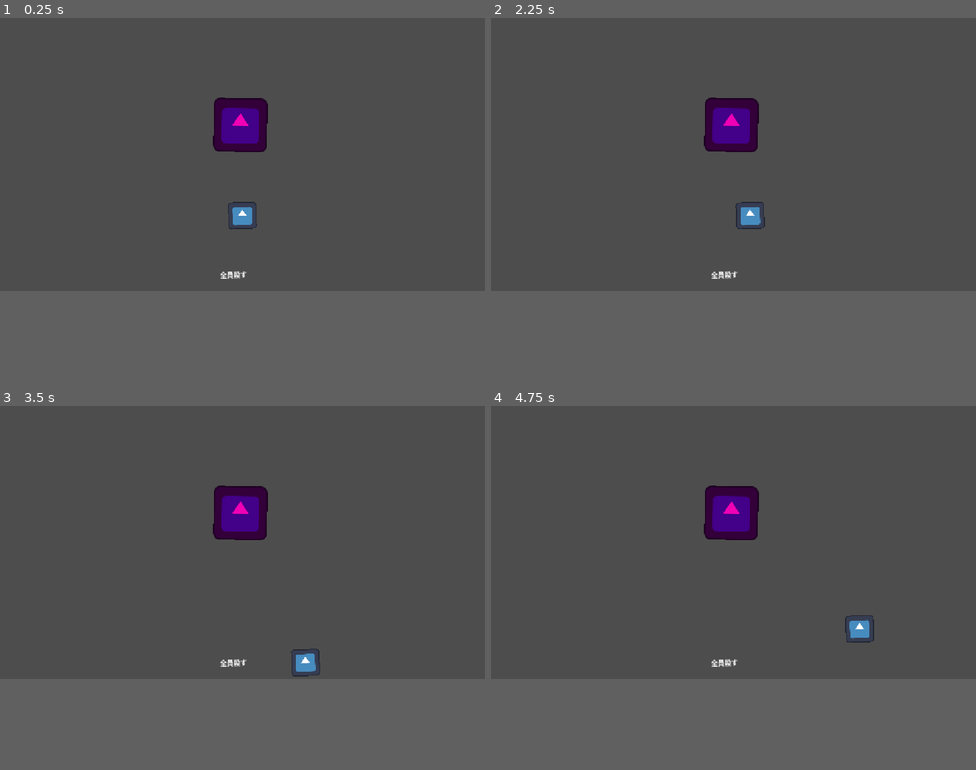
Above: before the commit, frames 1-4 (two rows, left to right).
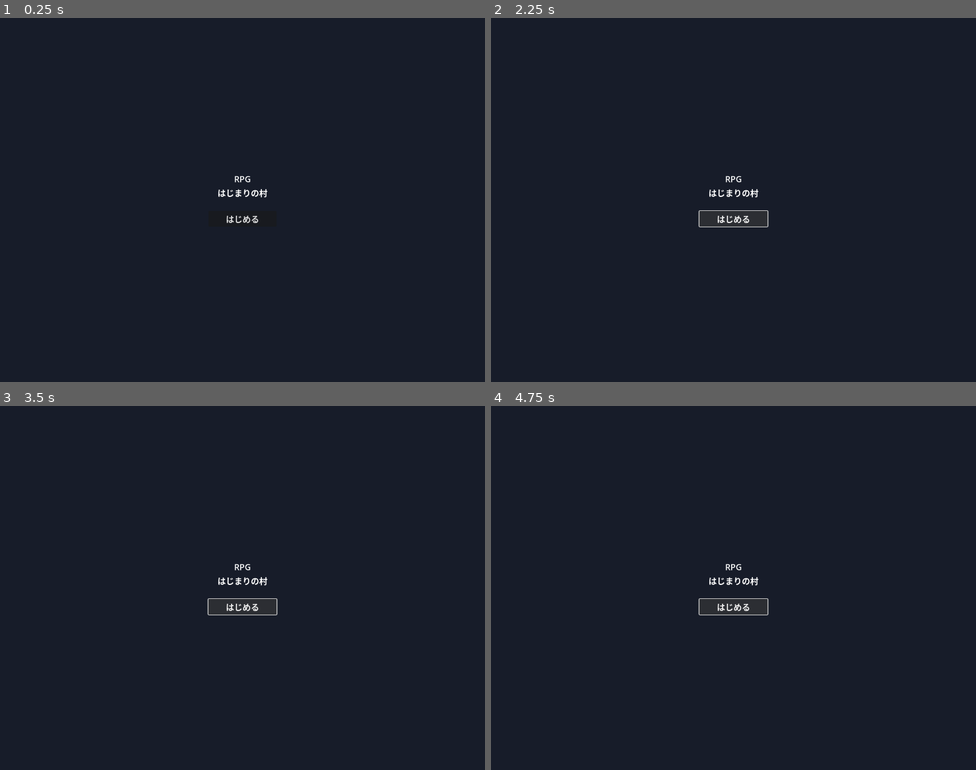
Above: after the commit, the same moments.

Repository: i19urasakii/MakeGame
Game: Godot game, scene res://rpg/scenes/title/title_screen.tscn
The game is run twice, just before and just after one commit, with the same random seed, the same clock (stepped at 60 frames per second) and the same inputs. Before the commit the project starts from res://player.tscn. The engine's default icon, where the game draws it, is replaced by a stand-in: a white triangle on a blue panel in a dark square.
Inputs (mouse positions are in pixels of both pictures, inside the frame that each line leads up to):
- Up to frame 1 (0.25 s): no input
- Up to frame 2 (2.25 s): click (733, 167) at 0.5 s, where only the run after the commit has a clickable "はじめる"; click (733, 167) at 1.25 s, where only the run after the commit has a clickable "はじめる"; tap Enter (ui_accept) at 2 s; hold Right (ui_right) from 2.03 s (still down)
- Up to frame 3 (3.5 s): tap Enter (ui_accept) at 2.27, 3.02 s; release Right (ui_right) at 2.78 s; hold Down (ui_down) from 2.78 s (still down)
- Up to frame 4 (4.75 s): release Down (ui_down) at 3.53 s; hold Right (ui_right) 3.53-4.28 s; hold Up (ui_up) from 4.28 s (still down); tap Enter (ui_accept) at 4.52 s
In our replay, the window is 800x450 before the commit and 800x600 after it. These sizes can differ from the game's own. Grey fills any space a smaller window leaves; there, only what the larger window draws over its background counts as a difference.

The runs differ from the first frame. In frame 1, 75% of the frame differs, in the area x 0-100%, y 0-75%; in frame 2, 75%; in frame 3, 75%; in frame 4, 75%.
Error after the commit: Parse Error: Class "TitleScreen" hides a global script class. (res://rpg/scripts/ui/title_screen.gd:2)

Commit message:
Reorganize project: isolate old game in _old_game/, establish new RPG in rpg/ directory with Phase 1 foundation

Diff:
--- a/project.godot
+++ b/project.godot
@@ -10,15 +10,27 @@
 
 [application]
 
-config/name="rpg"
-run/main_scene="uid://c1wivng2n5udo"
+config/name="RPG"
+run/main_scene="uid://qlpqnnfccqvz"
 config/features=PackedStringArray("4.7", "GL Compatibility")
 config/icon="res://icon.svg"
 
 [display]
 
-window/stretch/mode="canvas_items"
-window/stretch/aspect="expand"
+window/size/viewport_width=1280
+window/size/viewport_height=960
+window/stretch/mode="viewport"
+window/stretch/scale_mode="integer"
+
+[input]
+
+move_up={"deadzone": 0.0, "events": [Object(InputEventKey,"resource_local_to_scene":false,"resource_name":"","device":0,"window_id":0,"alt_pressed":false,"shift_pressed":false,"ctrl_pressed":false,"meta_pressed":false,"pressed":false,"keycode":87,"physical_keycode":0,"key_label":0,"unicode":119,"echo":false,"script":null), Object(InputEventKey,"resource_local_to_scene":false,"resource_name":"","device":0,"window_id":0,"alt_pressed":false,"shift_pressed":false,"ctrl_pressed":false,"meta_pressed":false,"pressed":false,"keycode":4194320,"physical_keycode":0,"key_label":0,"unicode":0,"echo":false,"script":null)]}
+move_down={"deadzone": 0.0, "events": [Object(InputEventKey,"resource_local_to_scene":false,"resource_name":"","device":0,"window_id":0,"alt_pressed":false,"shift_pressed":false,"ctrl_pressed":false,"meta_pressed":false,"pressed":false,"keycode":83,"physical_keycode":0,"key_label":0,"unicode":115,"echo":false,"script":null), Object(InputEventKey,"resource_local_to_scene":false,"resource_name":"","device":0,"window_id":0,"alt_pressed":false,"shift_pressed":false,"ctrl_pressed":false,"meta_pressed":false,"pressed":false,"keycode":4194322,"physical_keycode":0,"key_label":0,"unicode":0,"echo":false,"script":null)]}
+move_left={"deadzone": 0.0, "events": [Object(InputEventKey,"resource_local_to_scene":false,"resource_name":"","device":0,"window_id":0,"alt_pressed":false,"shift_pressed":false,"ctrl_pressed":false,"meta_pressed":false,"pressed":false,"keycode":65,"physical_keycode":0,"key_label":0,"unicode":97,"echo":false,"script":null), Object(InputEventKey,"resource_local_to_scene":false,"resource_name":"","device":0,"window_id":0,"alt_pressed":false,"shift_pressed":false,"ctrl_pressed":false,"meta_pressed":false,"pressed":false,"keycode":4194319,"physical_keycode":0,"key_label":0,"unicode":0,"echo":false,"script":null)]}
+move_right={"deadzone": 0.0, "events": [Object(InputEventKey,"resource_local_to_scene":false,"resource_name":"","device":0,"window_id":0,"alt_pressed":false,"shift_pressed":false,"ctrl_pressed":false,"meta_pressed":false,"pressed":false,"keycode":68,"physical_keycode":0,"key_label":0,"unicode":100,"echo":false,"script":null), Object(InputEventKey,"resource_local_to_scene":false,"resource_name":"","device":0,"window_id":0,"alt_pressed":false,"shift_pressed":false,"ctrl_pressed":false,"meta_pressed":false,"pressed":false,"keycode":4194321,"physical_keycode":0,"key_label":0,"unicode":0,"echo":false,"script":null)]}
+confirm={"deadzone": 0.0, "events": [Object(InputEventKey,"resource_local_to_scene":false,"resource_name":"","device":0,"window_id":0,"alt_pressed":false,"shift_pressed":false,"ctrl_pressed":false,"meta_pressed":false,"pressed":false,"keycode":4194309,"physical_keycode":0,"key_label":0,"unicode":0,"echo":false,"script":null), Object(InputEventKey,"resource_local_to_scene":false,"resource_name":"","device":0,"window_id":0,"alt_pressed":false,"shift_pressed":false,"ctrl_pressed":false,"meta_pressed":false,"pressed":false,"keycode":90,"physical_keycode":0,"key_label":0,"unicode":122,"echo":false,"script":null), Object(InputEventKey,"resource_local_to_scene":false,"resource_name":"","device":0,"window_id":0,"alt_pressed":false,"shift_pressed":false,"ctrl_pressed":false,"meta_pressed":false,"pressed":false,"keycode":32,"physical_keycode":0,"key_label":0,"unicode":32,"echo":false,"script":null)]}
+cancel={"deadzone": 0.0, "events": [Object(InputEventKey,"resource_local_to_scene":false,"resource_name":"","device":0,"window_id":0,"alt_pressed":false,"shift_pressed":false,"ctrl_pressed":false,"meta_pressed":false,"pressed":false,"keycode":88,"physical_keycode":0,"key_label":0,"unicode":120,"echo":false,"script":null), Object(InputEventKey,"resource_local_to_scene":false,"resource_name":"","device":0,"window_id":0,"alt_pressed":false,"shift_pressed":false,"ctrl_pressed":false,"meta_pressed":false,"pressed":false,"keycode":4194305,"physical_keycode":0,"key_label":0,"unicode":0,"echo":false,"script":null)]}
+menu={"deadzone": 0.0, "events": [Object(InputEventKey,"resource_local_to_scene":false,"resource_name":"","device":0,"window_id":0,"alt_pressed":false,"shift_pressed":false,"ctrl_pressed":false,"meta_pressed":false,"pressed":false,"keycode":4194305,"physical_keycode":0,"key_label":0,"unicode":0,"echo":false,"script":null), Object(InputEventKey,"resource_local_to_scene":false,"resource_name":"","device":0,"window_id":0,"alt_pressed":false,"shift_pressed":false,"ctrl_pressed":false,"meta_pressed":false,"pressed":false,"keycode":67,"physical_keycode":0,"key_label":0,"unicode":99,"echo":false,"script":null)]}
 
 [physics]
 
@@ -29,3 +41,4 @@
 rendering_device/driver.windows="d3d12"
 renderer/rendering_method="gl_compatibility"
 renderer/rendering_method.mobile="gl_compatibility"
+texturing/canvas_textures/default_texture_filter=0
--- /dev/null
+++ b/rpg/assets/ui/theme.tres
@@ -0,0 +1,4 @@
+[gd_resource type="Theme" format=3]
+
+[resource]
+default_font_size = 22
--- /dev/null
+++ b/rpg/data/audio/audio.json
@@ -0,0 +1,15 @@
+{
+  "id": "audio_catalog",
+  "bgm": {
+    "bgm_title": "res://rpg/assets/audio/bgm_title.ogg",
+    "bgm_village": "res://rpg/assets/audio/bgm_village.ogg",
+    "bgm_field": "res://rpg/assets/audio/bgm_field.ogg",
+    "bgm_battle": "res://rpg/assets/audio/bgm_battle.ogg"
+  },
+  "se": {
+    "se_confirm": "res://rpg/assets/audio/se_confirm.ogg",
+    "se_cancel": "res://rpg/assets/audio/se_cancel.ogg",
+    "se_attack": "res://rpg/assets/audio/se_attack.ogg",
+    "se_damage": "res://rpg/assets/audio/se_damage.ogg"
+  }
+}
--- /dev/null
+++ b/rpg/data/characters/hero.json
@@ -0,0 +1,19 @@
+{
+  "id": "hero",
+  "name": "ゆうしゃ",
+  "sprite": "res://rpg/assets/characters/player/hero.png",
+  "levels_table": "hero_levels",
+  "start": {
+    "map": "village",
+    "gold": 50,
+    "weapon": "wood_stick",
+    "armor": "cloth_clothes",
+    "items": [
+      { "id": "herb", "amount": 2 }
+    ]
+  },
+  "learnset": [
+    { "level": 2, "spell": "heal" },
+    { "level": 4, "spell": "flame" }
+  ]
+}
--- /dev/null
+++ b/rpg/data/config/battle.json
@@ -0,0 +1,10 @@
+{
+  "id": "battle",
+  "damage_variance": 0.1,
+  "crit_rate": 0.03,
+  "miss_rate": 0.03,
+  "min_damage": 1,
+  "flee_base_rate": 0.5,
+  "flee_min_rate": 0.1,
+  "flee_max_rate": 0.95
+}
--- /dev/null
+++ b/rpg/data/config/game.json
@@ -0,0 +1,14 @@
+{
+  "id": "game",
+  "title": "rpg",
+  "window_width": 1280,
+  "window_height": 960,
+  "tile_size": 32,
+  "move_time_sec": 0.15,
+  "text_speed": 30,
+  "start_gold": 50,
+  "start_map": "village",
+  "start_position": { "x": 14, "y": 18 },
+  "start_facing": "down",
+  "allow_menu_save": true
+}
--- /dev/null
+++ b/rpg/data/ui/strings.json
@@ -0,0 +1,12 @@
+{
+  "id": "ui_strings",
+  "title": "RPG",
+  "subtitle": "はじまりの村",
+  "start_game": "はじめる",
+  "continue_game": "つづきから",
+  "status": "ステータス",
+  "inventory": "どうぐ",
+  "equipment": "そうび",
+  "save": "セーブ",
+  "loading": "ロード中..."
+}
--- /dev/null
+++ b/rpg/scenes/title/title_screen.tscn
@@ -0,0 +1,65 @@
+[gd_scene load_steps=3 format=3 uid="uid://qlpqnnfccqvz"]
+
+[ext_resource type="Script" path="res://rpg/scripts/ui/title_screen.gd" id="1"]
+[ext_resource type="Theme" path="res://rpg/assets/ui/theme.tres" id="2"]
+
+[node name="TitleScreen" type="Control"]
+layout_mode = 3
+anchors_preset = 15
+anchor_right = 1.0
+anchor_bottom = 1.0
+grow_horizontal = 2
+grow_vertical = 2
+theme = ExtResource("2")
+script = ExtResource("1")
+
+[node name="Background" type="ColorRect" parent="."]
+layout_mode = 1
+anchors_preset = 15
+anchor_right = 1.0
+anchor_bottom = 1.0
+grow_horizontal = 2
+grow_vertical = 2
+color = Color(0.09, 0.11, 0.16, 1)
+
+[node name="VBoxContainer" type="VBoxContainer" parent="."]
+layout_mode = 1
+anchors_preset = 8
+anchor_left = 0.5
+anchor_top = 0.5
+anchor_right = 0.5
+anchor_bottom = 0.5
+offset_left = -180.0
+offset_top = -90.0
+offset_right = 180.0
+offset_bottom = 90.0
+grow_horizontal = 2
+grow_vertical = 2
+alignment = 1
+
+[node name="TitleLabel" type="Label" parent="VBoxContainer"]
+unique_name_in_owner = true
+layout_mode = 2
+text = "RPG"
+horizontal_alignment = 1
+vertical_alignment = 1
+
+[node name="SubtitleLabel" type="Label" parent="VBoxContainer"]
+unique_name_in_owner = true
+layout_mode = 2
+text = "はじまりの村"
+horizontal_alignment = 1
+vertical_alignment = 1
+
+[node name="Spacer" type="Control" parent="VBoxContainer"]
+custom_minimum_size = Vector2(0, 24)
+layout_mode = 2
+
+[node name="StartButton" type="Button" parent="VBoxContainer"]
+unique_name_in_owner = true
+custom_minimum_size = Vector2(180, 40)
+layout_mode = 2
+size_flags_horizontal = 4
+text = "はじめる"
+
+[connection signal="pressed" from="VBoxContainer/StartButton" to="." method="_on_start_button_pressed"]
--- /dev/null
+++ b/rpg/scripts/autoload/config.gd
@@ -0,0 +1,57 @@
+extends Node
+class_name Config
+
+const CONFIG_DIR := "res://rpg/data/config"
+
+var _config: Dictionary = {}
+
+func _ready() -> void:
+    reload()
+
+func reload() -> void:
+    _config.clear()
+    var dir := DirAccess.open(CONFIG_DIR)
+    if dir == null:
+        push_warning("Config directory not found: %s" % CONFIG_DIR)
+        return
+
+    dir.list_dir_begin()
+    var entry := dir.get_next()
+    while entry != "":
+        if not entry.begins_with(".") and entry.ends_with(".json"):
+            var path := CONFIG_DIR.path_join(entry)
+            var loaded := _load_json(path)
+            if loaded is Dictionary:
+                var key := entry.get_basename()
+                _config[key] = loaded
+        entry = dir.get_next()
+    dir.list_dir_end()
+
+func _load_json(path: String) -> Variant:
+    var file := FileAccess.open(path, FileAccess.READ)
+    if file == null:
+        push_warning("Unable to read config file: %s" % path)
+        return {}
+    var text := file.get_as_text()
+    var parsed = JSON.parse_string(text)
+    if parsed == null:
+        push_warning("Invalid JSON: %s" % path)
+        return {}
+    return parsed
+
+func get_section(section_name: String) -> Dictionary:
+    if _config.has(section_name):
+        return _config[section_name]
+    return {}
+
+func get_value(section_name: String, key: String, default_value: Variant = null) -> Variant:
+    var section: Dictionary = get_section(section_name)
+    if section.has(key):
+        return section[key]
+    return default_value
+
+func get_game() -> Dictionary:
+    return get_section("game")
+
+func get_battle() -> Dictionary:
+    return get_section("battle")
--- /dev/null
+++ b/rpg/scripts/autoload/db.gd
@@ -0,0 +1,61 @@
+extends Node
+class_name Db
+
+var _db: Dictionary = {}
+
+func _ready() -> void:
+    reload_all()
+
+func reload_all() -> void:
+    _db.clear()
+    _scan_directory("res://rpg/data")
+
+func _scan_directory(path: String) -> void:
+    var dir := DirAccess.open(path)
+    if dir == null:
+        push_warning("Unable to open data directory: %s" % path)
+        return
+
+    dir.list_dir_begin()
+    var entry := dir.get_next()
+    while entry != "":
+        if entry == "." or entry == "..":
+            entry = dir.get_next()
+            continue
+
+        var full_path := path.path_join(entry)
+        if dir.current_is_dir():
+            _scan_directory(full_path)
+        elif entry.ends_with(".json"):
+            var parsed := _parse_json(full_path)
+            if parsed is Dictionary:
+                var id_value := parsed.get("id", entry.get_basename())
+                _db[id_value] = parsed
+        entry = dir.get_next()
+    dir.list_dir_end()
+
+func _parse_json(path: String) -> Variant:
+    var file := FileAccess.open(path, FileAccess.READ)
+    if file == null:
+        push_warning("Unable to read data file: %s" % path)
+        return {}
+
+    var text := file.get_as_text()
+    var parsed = JSON.parse_string(text)
+    if parsed == null:
+        push_warning("Invalid JSON file: %s" % path)
+        return {}
+    return parsed
+
+func has_data(id_value: String) -> bool:
+    return _db.has(id_value)
+
+func get_data(id_value: String) -> Dictionary:
+    if _db.has(id_value):
+        return _db[id_value]
+    push_warning("Missing data id: %s" % id_value)
+    return {}
+
+func get_by_path(path: String) -> Dictionary:
+    var file_name := path.get_file().get_basename()
+    return get_data(file_name)
--- /dev/null
+++ b/rpg/scripts/autoload/event_bus.gd
@@ -0,0 +1,14 @@
+extends Node
+class_name EventBus
+
+signal map_changed(old_map, new_map)
+signal flag_changed(key, value)
+signal mode_changed(mode)
+signal battle_ended(result)
+signal level_up(old_level, new_level)
+
+func emit_map_changed(old_map: String, new_map: String) -> void:
+    emit_signal("map_changed", old_map, new_map)
+
+func emit_flag_changed(key: String, value: Variant) -> void:
+    emit_signal("flag_changed", key, value)
--- /dev/null
+++ b/rpg/scripts/autoload/flow.gd
@@ -0,0 +1,32 @@
+extends Node
+class_name Flow
+
+enum GameMode {
+    TITLE,
+    EXPLORE,
+    DIALOGUE,
+    MENU,
+    SHOP,
+    BATTLE,
+    CUTSCENE,
+    GAME_OVER,
+    ENDING
+}
+
+var current_mode: GameMode = GameMode.TITLE
+
+func set_mode(mode: GameMode) -> void:
+    current_mode = mode
+    EventBus.mode_changed.emit(mode)
+
+func start_title() -> void:
+    set_mode(GameMode.TITLE)
+
+func start_explore() -> void:
+    set_mode(GameMode.EXPLORE)
+
+func start_dialogue() -> void:
+    set_mode(GameMode.DIALOGUE)
+
+func start_menu() -> void:
+    set_mode(GameMode.MENU)
--- /dev/null
+++ b/rpg/scripts/autoload/game_state.gd
@@ -0,0 +1,64 @@
+extends Node
+class_name GameState
+
+signal state_changed
+
+var player_name: String = "ゆうしゃ"
+var current_map: String = "village"
+var current_position: Vector2i = Vector2i(14, 18)
+var facing: String = "down"
+var gold: int = 50
+var level: int = 1
+var exp: int = 0
+var max_hp: int = 30
+var hp: int = 30
+var max_mp: int = 5
+var mp: int = 5
+var weapon_id: String = "wood_stick"
+var armor_id: String = "cloth_clothes"
+var items: Dictionary = {"herb": 2}
+var owned_weapons: Array = ["wood_stick"]
+var owned_armors: Array = ["cloth_clothes"]
+var flags: Dictionary = {}
+var opened_chests: Array = []
+var playtime_sec: int = 0
+
+func reset_to_start() -> void:
+    var hero_data: Dictionary = Db.get_data("hero")
+    var start_data: Dictionary = hero_data.get("start", {})
+    var config: Dictionary = Config.get_game()
+
+    current_map = start_data.get("map", config.get("start_map", "village"))
+    gold = int(start_data.get("gold", config.get("start_gold", 50)))
+    weapon_id = String(start_data.get("weapon", "wood_stick"))
+    armor_id = String(start_data.get("armor", "cloth_clothes"))
+    items = {}
+    for entry in start_data.get("items", []):
+        if entry is Dictionary:
+            var item_id := String(entry.get("id", ""))
+            var amount := int(entry.get("amount", 0))
+            if item_id != "" and amount > 0:
+                items[item_id] = amount
+    owned_weapons = [weapon_id]
+    owned_armors = [armor_id]
+    flags.clear()
+    opened_chests.clear()
+
+    var position_data: Dictionary = config.get("start_position", {"x": 14, "y": 18})
+    current_position = Vector2i(int(position_data.get("x", 14)), int(position_data.get("y", 18)))
+    facing = String(config.get("start_facing", "down"))
+    level = 1
+    exp = 0
+    max_hp = 30
+    hp = 30
+    max_mp = 5
+    mp = 5
+    emit_signal("state_changed")
+
+func set_flag(key: String, value: Variant) -> void:
+    flags[key] = value
+    EventBus.flag_changed.emit(key, value)
+    emit_signal("state_changed")
+
+func get_flag(key: String, default_value: Variant = null) -> Variant:
+    return flags.get(key, default_value)
--- /dev/null
+++ b/rpg/scripts/autoload/save_manager.gd
@@ -0,0 +1,8 @@
+extends Node
+class_name SaveManager
+
+func save_slot(slot_id: int) -> bool:
+    return true
+
+func load_slot(slot_id: int) -> bool:
+    return true
--- /dev/null
+++ b/rpg/scripts/logic/battle_calc.gd
@@ -0,0 +1,35 @@
+extends RefCounted
+class_name BattleCalc
+
+var rng: RandomNumberGenerator
+
+func _init(random_rng: RandomNumberGenerator = null) -> void:
+    if random_rng == null:
+        rng = RandomNumberGenerator.new()
+    else:
+        rng = random_rng
+
+func calculate_physical_damage(attacker_atk: int, defender_def: int, config: Dictionary = {}) -> int:
+    var battle_cfg: Dictionary = config if not config.is_empty() else {"damage_variance": 0.1, "min_damage": 1}
+    var variance: float = float(battle_cfg.get("damage_variance", 0.1))
+    var min_damage: int = int(battle_cfg.get("min_damage", 1))
+    var raw_variance := 1.0 + rng.randf_range(-variance, variance)
+    var base_damage: int = max(attacker_atk - defender_def, 0)
+    var damage := int(floor(float(base_damage) * raw_variance))
+    return max(damage, min_damage)
+
+func calculate_crit_damage(attacker_atk: int, config: Dictionary = {}) -> int:
+    var battle_cfg: Dictionary = config if not config.is_empty() else {"damage_variance": 0.1}
+    var variance: float = float(battle_cfg.get("damage_variance", 0.1))
+    var raw_variance := 1.0 + rng.randf_range(-variance, variance)
+    return int(floor(float(attacker_atk) * raw_variance))
+
+func can_crit(config: Dictionary = {}) -> bool:
+    var battle_cfg: Dictionary = config if not config.is_empty() else {"crit_rate": 0.03}
+    var crit_rate: float = float(battle_cfg.get("crit_rate", 0.03))
+    return rng.randf() < crit_rate
+
+func can_miss(config: Dictionary = {}) -> bool:
+    var battle_cfg: Dictionary = config if not config.is_empty() else {"miss_rate": 0.03}
+    var miss_rate: float = float(battle_cfg.get("miss_rate", 0.03))
+    return rng.randf() < miss_rate
--- /dev/null
+++ b/rpg/scripts/logic/condition_evaluator.gd
@@ -0,0 +1,46 @@
+extends RefCounted
+class_name ConditionEvaluator
+
+func evaluate(condition: Dictionary, flags: Dictionary = {}) -> bool:
+    if condition.is_empty():
+        return true
+
+    if condition.has("all"):
+        for child in condition["all"]:
+            if not evaluate(child, flags):
+                return false
+        return true
+
+    if condition.has("any"):
+        for child in condition["any"]:
+            if evaluate(child, flags):
+                return true
+        return false
+
+    if condition.has("not"):
+        return not evaluate(condition["not"], flags)
+
+    if condition.has("flag"):
+        return bool(flags.get(condition["flag"], false))
+
+    if condition.has("flag_not"):
+        return not bool(flags.get(condition["flag_not"], false))
+
+    if condition.has("gold_gte"):
+        return int(flags.get("gold", 0)) >= int(condition["gold_gte"])
+
+    if condition.has("level_gte"):
+        return int(flags.get("level", 0)) >= int(condition["level_gte"])
+
+    if condition.has("has_item"):
+        return bool(flags.get("items", {}).get(condition["has_item"], 0) > 0)
+
+    for key in condition.keys():
+        if key == "all" or key == "any" or key == "not":
+            continue
+        if key == "flag" or key == "flag_not":
+            continue
+        if not bool(condition[key]):
+            return false
+
+    return true
--- /dev/null
+++ b/rpg/scripts/ui/title_screen.gd
@@ -0,0 +1,18 @@
+extends Control
+class_name TitleScreen
+
+@onready var title_label: Label = %TitleLabel
+@onready var subtitle_label: Label = %SubtitleLabel
+@onready var start_button: Button = %StartButton
+
+func _ready() -> void:
+    var strings: Dictionary = Db.get_data("ui_strings")
+    title_label.text = strings.get("title", "RPG")
+    subtitle_label.text = strings.get("subtitle", "はじまりの村")
+    start_button.text = strings.get("start_game", "はじめる")
+    GameState.reset_to_start()
+    Flow.start_title()
+
+func _on_start_button_pressed() -> void:
+    Flow.start_explore()
+    print("Explore mode started.")
--- /dev/null
+++ b/rpg/tests/run_all.gd
@@ -0,0 +1,39 @@
+extends SceneTree
+
+func _initialize() -> void:
+    _test_battle_calc()
+    _test_condition_evaluator()
+    print("All tests passed.")
+    quit()
+
+func _test_battle_calc() -> void:
+    var battle_calc_script = load("res://rpg/scripts/logic/battle_calc.gd")
+    var rng := RandomNumberGenerator.new()
+    rng.seed = 42
+
+    var battle: RefCounted = battle_calc_script.new(rng)
+    var test_config := {"damage_variance": 0.1, "min_damage": 1}
+    var damage: int = battle.calculate_physical_damage(12, 3, test_config)
+    assert(damage >= 1, "Damage must be at least 1")
+    print("BattleCalc test passed. Damage: %d" % damage)
+
+func _test_condition_evaluator() -> void:
+    var evaluator_script = load("res://rpg/scripts/logic/condition_evaluator.gd")
+    var evaluator: RefCounted = evaluator_script.new()
+
+    var flags := {
+        "met_chief": true,
+        "defeated_demon_king": false,
+        "gold": 125,
+        "level": 3,
+        "items": {"herb": 2}
+    }
+    var condition := {
+        "all": [
+            {"flag": "met_chief"},
+            {"flag_not": "defeated_demon_king"},
+            {"gold_gte": 100}
+        ]
+    }
+    assert(evaluator.evaluate(condition, flags), "Condition check should pass")
+    print("ConditionEvaluator test passed.")
--- /dev/null
+++ b/rpg/tools/validate_data.gd
@@ -0,0 +1,68 @@
+extends SceneTree
+
+var file_count := 0
+var errors: Array[String] = []
+
+func _initialize() -> void:
+    _scan_directory("res://rpg/data")
+    if errors.is_empty():
+        print("Data validation passed: %d files checked." % file_count)
+        quit()
+    else:
+        for error_text in errors:
+            print("ERROR: %s" % error_text)
+        quit(1)
+
+func _scan_directory(path: String) -> void:
+    var dir := DirAccess.open(path)
+    if dir == null:
+        errors.append("Directory not found: %s" % path)
+        return
+
+    dir.list_dir_begin()
+    var entry := dir.get_next()
+    while entry != "":
+        if entry == "." or entry == "..":
+            entry = dir.get_next()
+            continue
+
+        var full_path := path.path_join(entry)
+        if dir.current_is_dir():
+            _scan_directory(full_path)
+        else:
+            if entry.ends_with(".json"):
+                file_count += 1
+                _validate_json(full_path)
+        entry = dir.get_next()
+    dir.list_dir_end()
+
+func _validate_json(path: String) -> void:
+    var text := FileAccess.get_file_as_string(path)
+    if text == "":
+        errors.append("Empty JSON file: %s" % path)
+        return
+
+    var parsed = JSON.parse_string(text)
+    if parsed == null:
+        errors.append("Invalid JSON: %s" % path)
+        return
+
+    if not parsed is Dictionary:
+        errors.append("Top-level JSON must be object: %s" % path)
+        return
+
+    var dict: Dictionary = parsed
+    if not dict.has("id"):
+        errors.append("Missing id in %s" % path)
+    else:
+        var id_value: String = String(dict["id"])
+        if id_value.strip_edges() == "":
+            errors.append("Blank id in %s" % path)
+
+    if path.contains("/config/") and path.ends_with("game.json"):
+        if not dict.has("start_map"):
+            errors.append("Missing start_map in %s" % path)
+
+    if path.contains("/characters/") and path.ends_with("hero.json"):
+        if not dict.has("start"):
+            errors.append("Missing hero start data in %s" % path)
